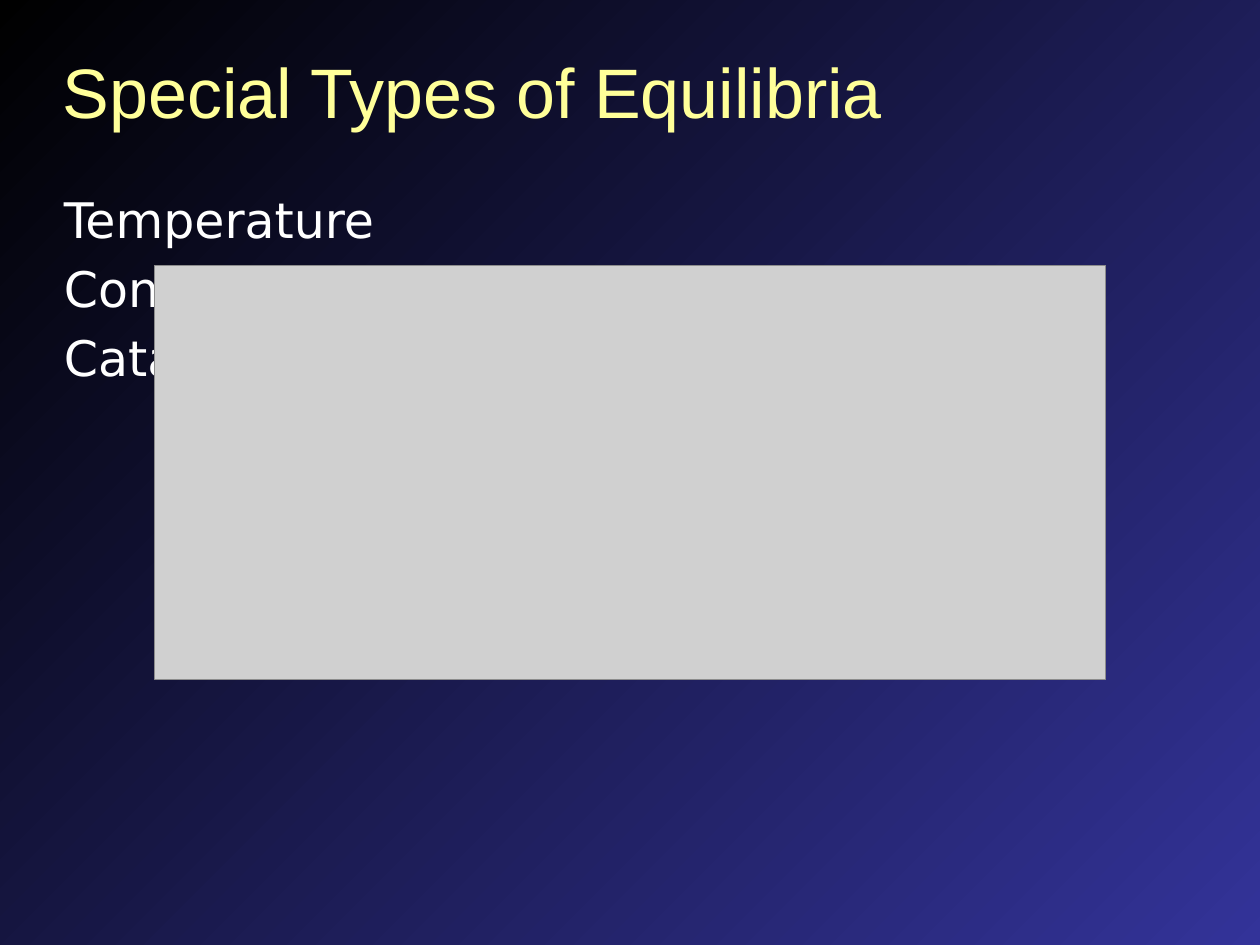
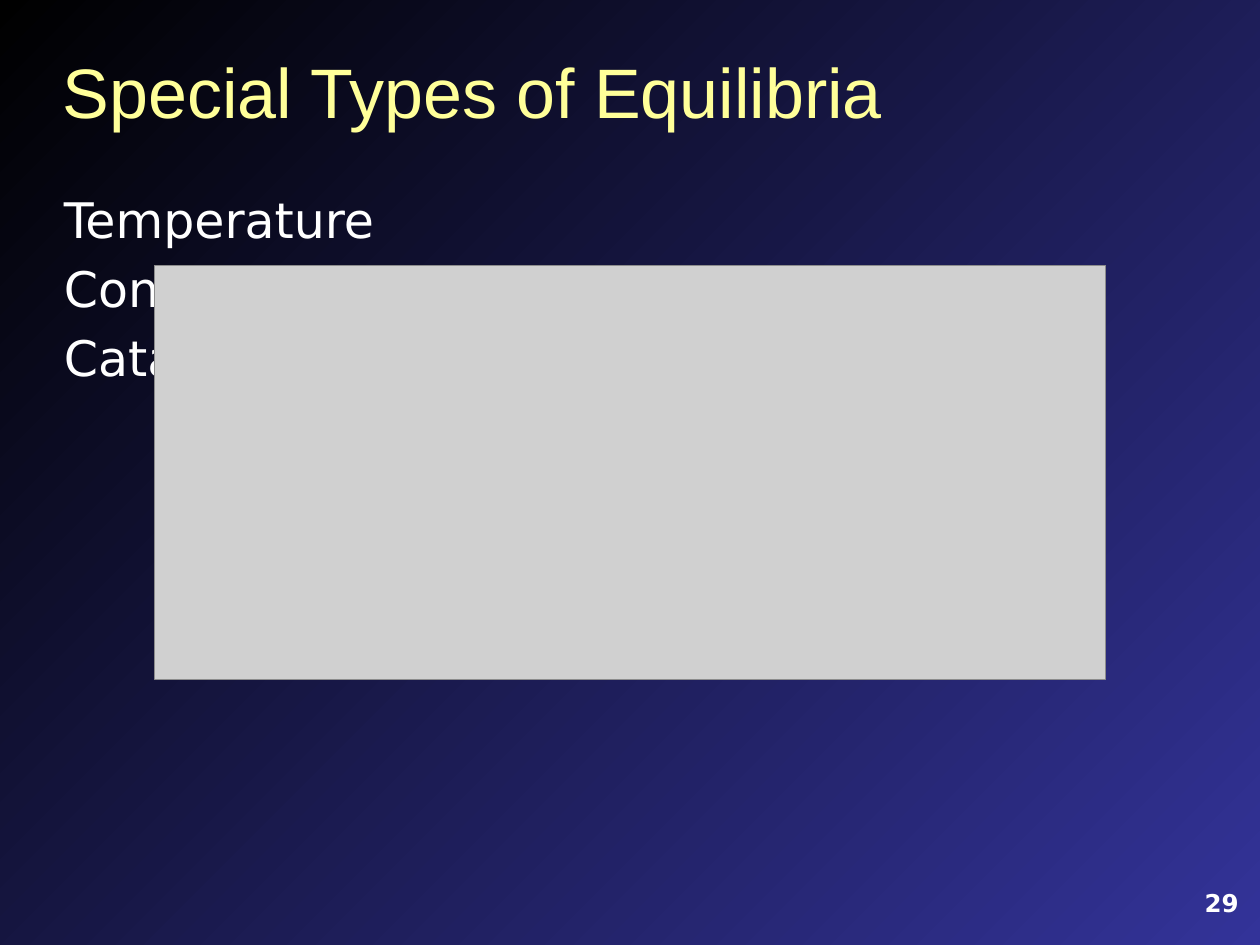
Before and after one commit to mavigozler/mavigozler.github.io, a slide deck: slide 29 of Teaching/Chemistry/Lecture Slides/FCC Chem 3A Chap 13 Content.pptx (slide 19 before the commit). Drawn at 1260x945 pixels with LibreOffice and Linux fonts; fonts in the diff are those of the drawing; grey boxes stand for pictures. Boxes give left, top, right and bottom in pixels: in the first picture for what was removed or moved away, otherwise in the second. Text is boxed around its words. In the diff, an @@ line names an element or a change of style, - is before the commit and + after.

```diff
--- a/Teaching/Chemistry/Lecture Slides/FCC Chem 3A Chap 13 Content.pptx
+++ b/Teaching/Chemistry/Lecture Slides/FCC Chem 3A Chap 13 Content.pptx
@@ page number added at box(1205, 894, 1239, 913), 14 pt, text #FFFFFF, bold @@
+29
```
Also in this commit, not shown: 12 other slides changed, 16 slides added, 6 slides removed, 8 other files.
